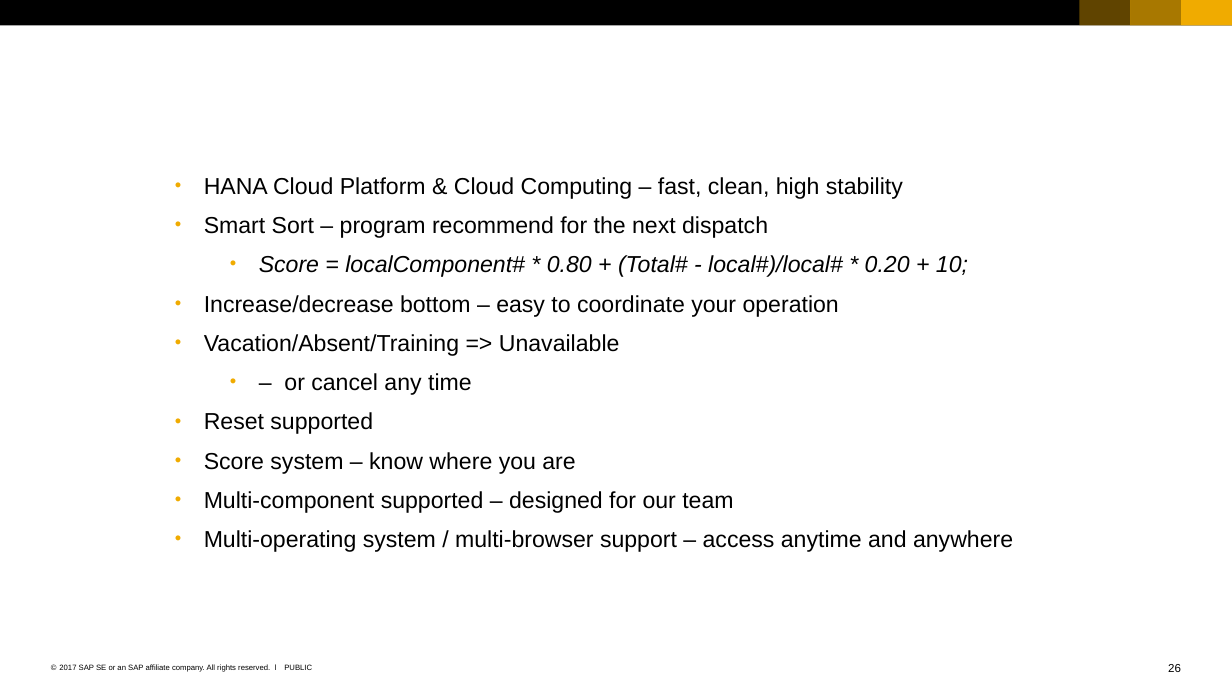
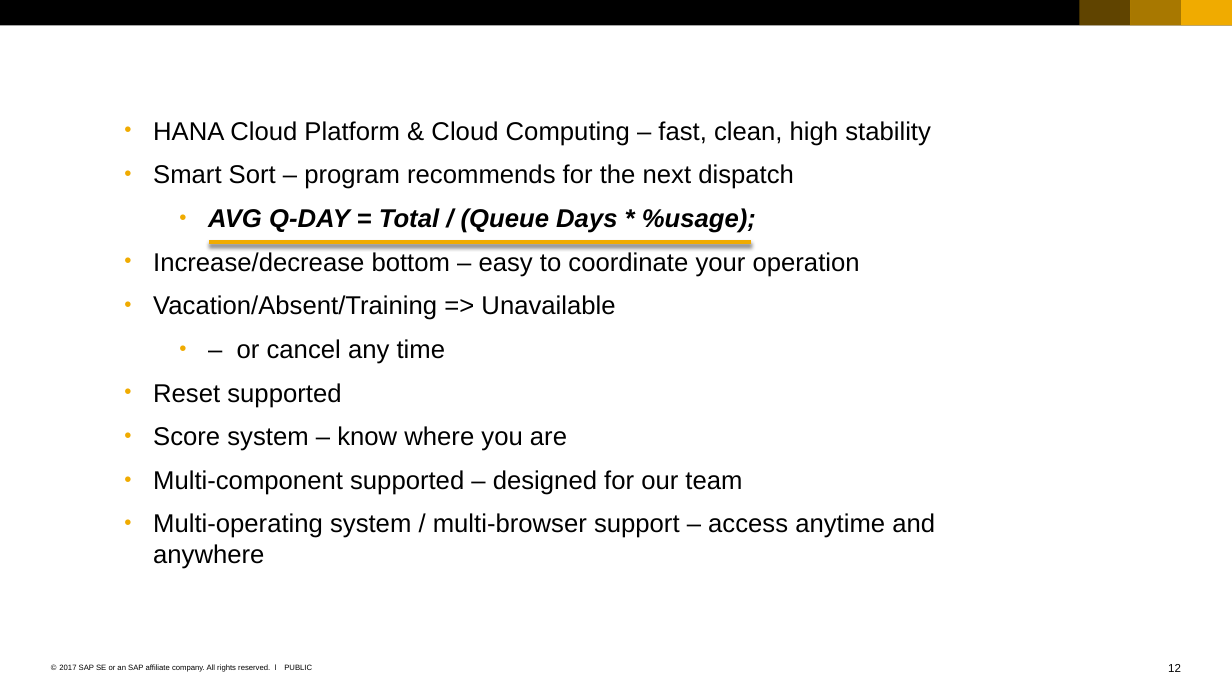
Before and after one commit to Ahaan17Saroch/Queue-Manager-Cloud-Dispatcher, a slide deck: slide 12 of SAP_2017_16x9_black_and_white.pptx (slide 26 before the commit). Drawn at 1232x693 pixels with LibreOffice and Linux fonts; fonts in the diff are those of the drawing. Boxes give left, top, right and bottom in pixels: in the first picture for what was removed or moved away, otherwise in the second. Text is boxed around its words. In the diff, an @@ line names an element or a change of style, - is before the commit and + after.

```diff
--- a/SAP_2017_16x9_black_and_white.pptx
+++ b/SAP_2017_16x9_black_and_white.pptx
@@ text "HANA Cloud Platform & Cloud ...": place and size @@
-text "HANA Cloud Platform & Cloud ..." at (204,177,1013,552)
+text "HANA Cloud Platform & Cloud ..." at (153,121,935,569)
@@ text at (153,121,935,569): size 18 to 20 pt in "HANA Cloud Platform & Cloud Computing – ...", "Increase/decrease bottom – easy to coordinate your ...", "Vacation/Absent/Training => Unavailable", "– or cancel any time" and 4 more places; more space between paragraphs @@
@@ text at (153,164,794,233): text changed; size 18 to 20 pt; italic off @@
-• Smart Sort – program recommend for the next dispatch
-  • Score = localComponent# * 0.80 + (Total# - local#)/local# * 0.20 + 10;
+• Smart Sort – program recommends for the next dispatch
+  • AVG Q-DAY = Total / (Queue Days * %usage);
@@ line added from (209, 242) to (751, 242), #F0AB00 3.75 pt @@
@@ page number at (1168,664,1181,672): text changed @@
-26
+12
```
Also in this commit, not shown: 5 other slides changed, 3 slides added, 17 slides removed, 1 other file.
